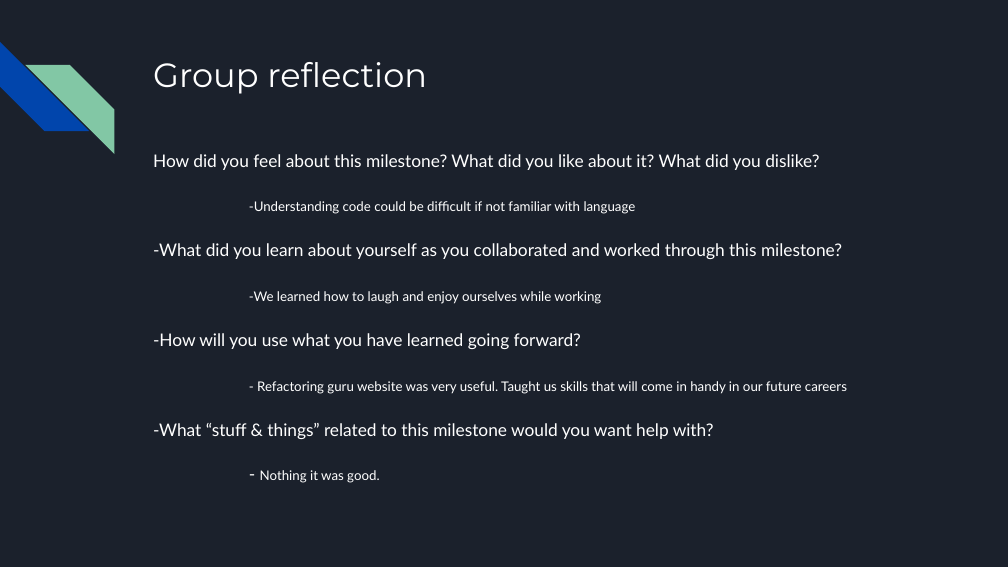
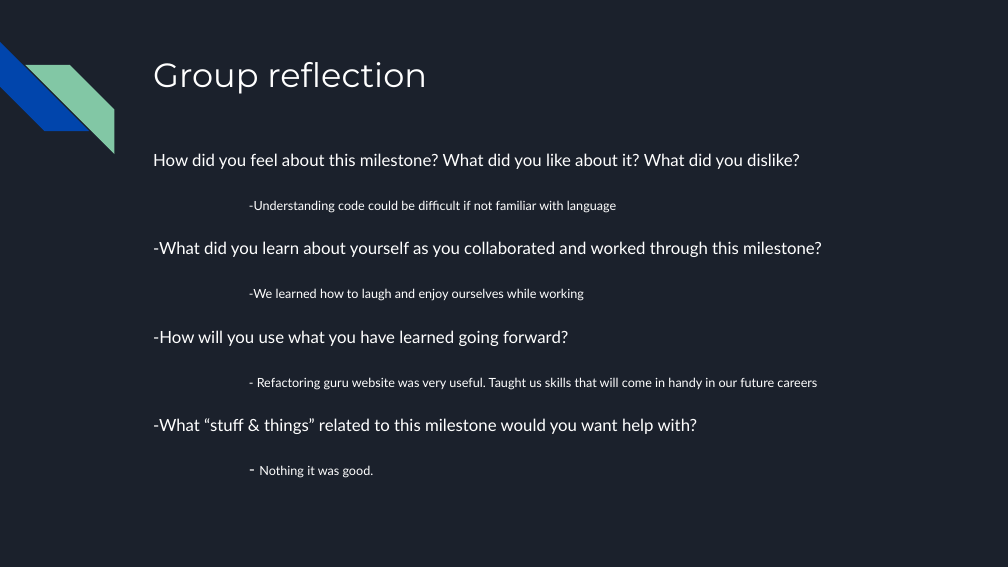
Before and after one commit to jaywmdenesik/ENSE-470-Group-Project, a slide deck: slide 26 of Milestone 7/ENSE 470, Milestone 7.pptx (slide 27 before the commit). Drawn at 1008x567 pixels with LibreOffice and Linux fonts; fonts in the diff are those of the drawing. Boxes give left, top, right and bottom in pixels: in the first picture for what was removed or moved away, otherwise in the second. Text is boxed around its words. In the diff, an @@ line names an element or a change of style, - is before the commit and + after.

```diff
--- a/Milestone 7/ENSE 470, Milestone 7.pptx
+++ b/Milestone 7/ENSE 470, Milestone 7.pptx
@@ text "How did you feel about ..." at box(153, 153, 822, 478): size 12.3 to 12 pt in "How did you feel about this milestone? ...", "-What did you learn about yourself as ...", "-How will you use what you have ...", "-What “stuff & things” related to this ..." and 1 more places; size 9.5 to 9 pt in "-Understanding code could be difficult if not ...", "-We learned how to laugh and enjoy ...", "- Refactoring guru website was very useful. ...", "Nothing it was good." @@
```
Also in this commit, not shown: 2 other slides changed, 1 slide removed.
